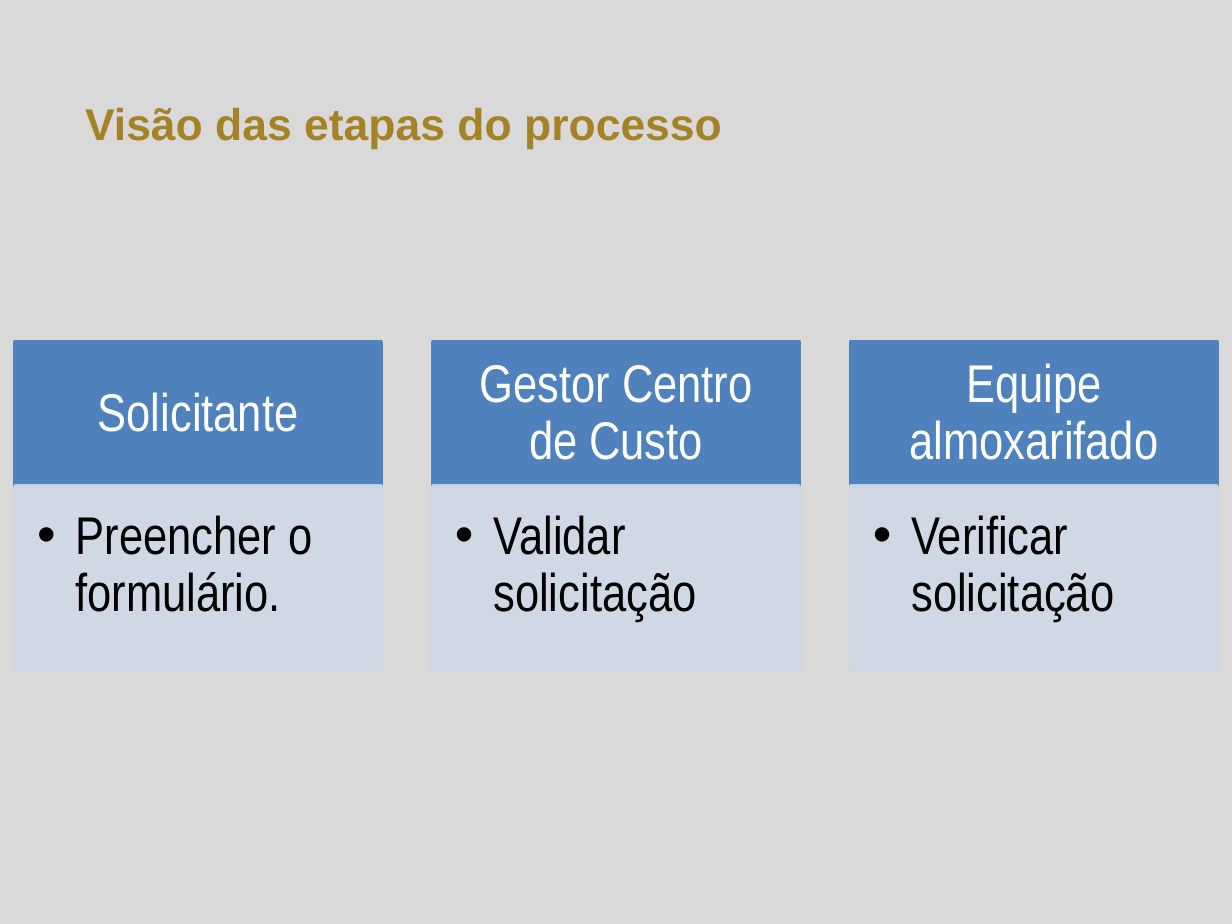
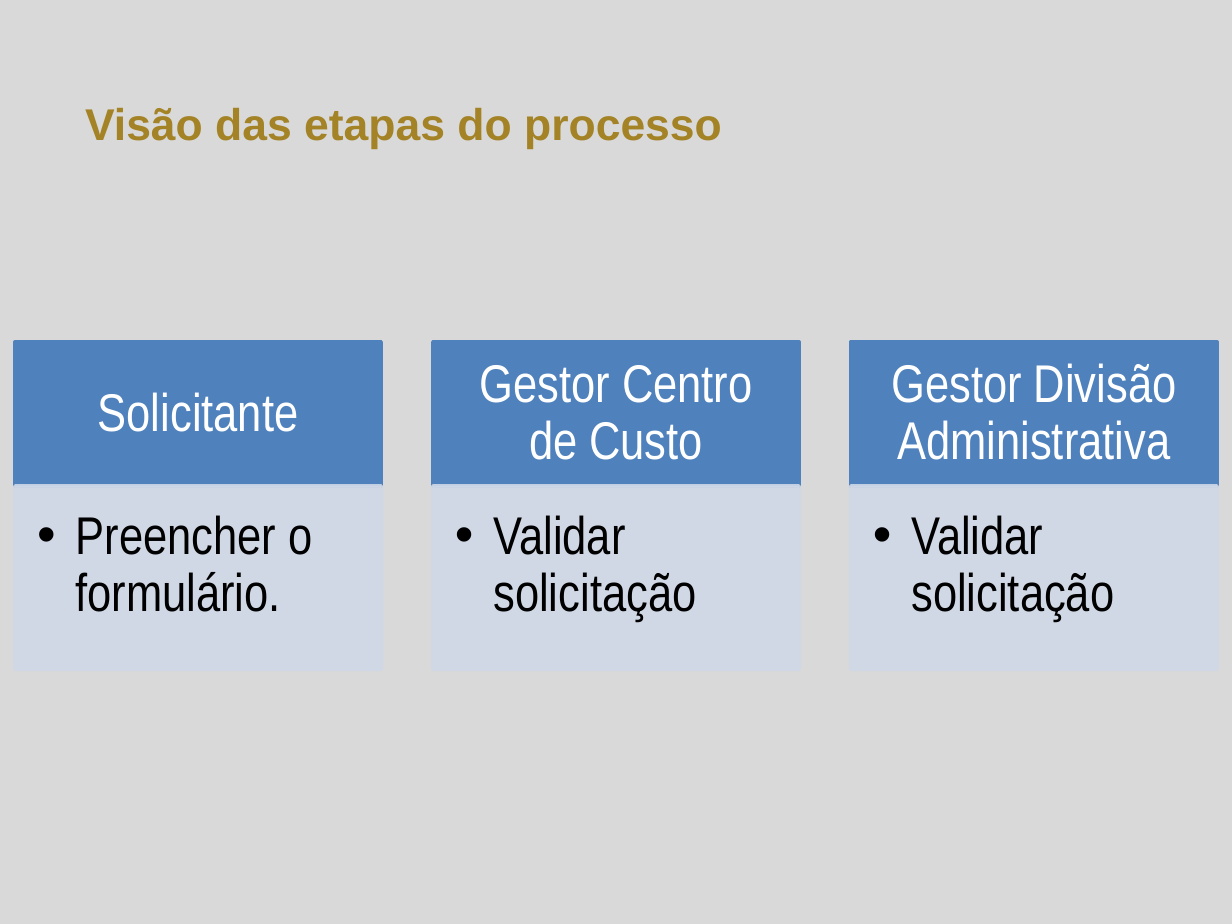
Before and after one commit to herickfreitas/Fluig_RM_SolicitacaoAlmoxarifado, a slide deck: slide 3 of Solicitação Almoxarifado.pptx. Drawn at 1232x924 pixels with LibreOffice and Linux fonts; fonts in the diff are those of the drawing; background and template pictures are left out. Boxes give left, top, right and bottom in pixels: in the first picture for what was removed or moved away, otherwise in the second. Text is boxed around its words. In the diff, an @@ line names an element or a change of style, - is before the commit and + after.

```diff
--- a/Solicitação Almoxarifado.pptx
+++ b/Solicitação Almoxarifado.pptx
@@ text at bbox=[891, 363, 1177, 460]: text changed @@
-Equipe almoxarifado
+Gestor Divisão Administrativa
@@ text at bbox=[911, 515, 1114, 621]: text changed @@
-  • Verificar solicitação
+  • Validar solicitação
```
Also in this commit, not shown: 3 other slides changed, 2 other files.
